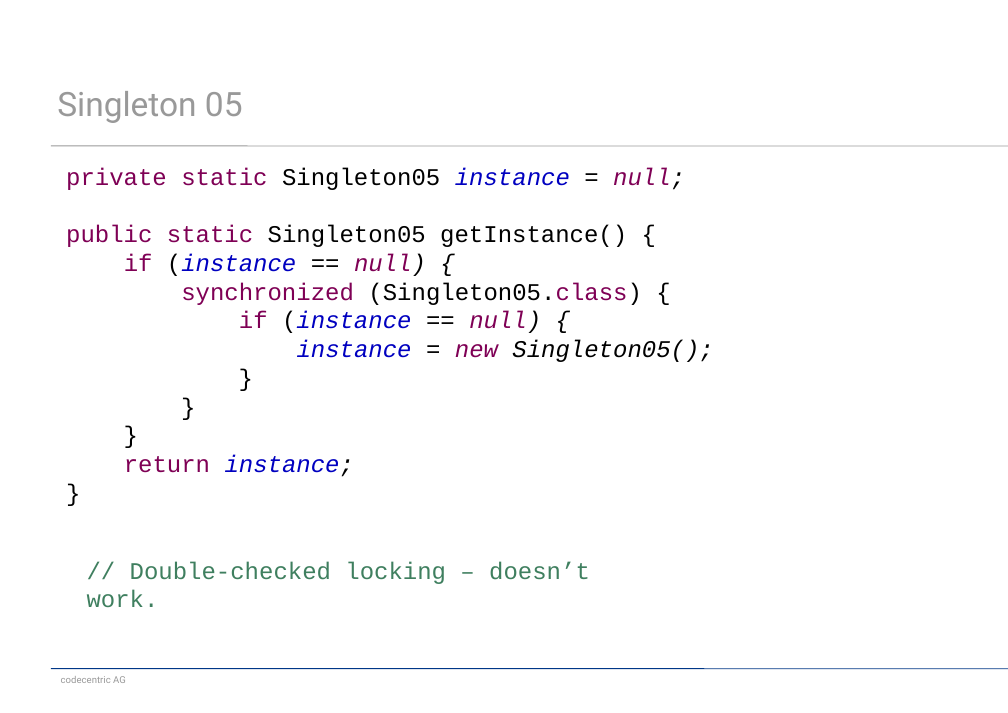
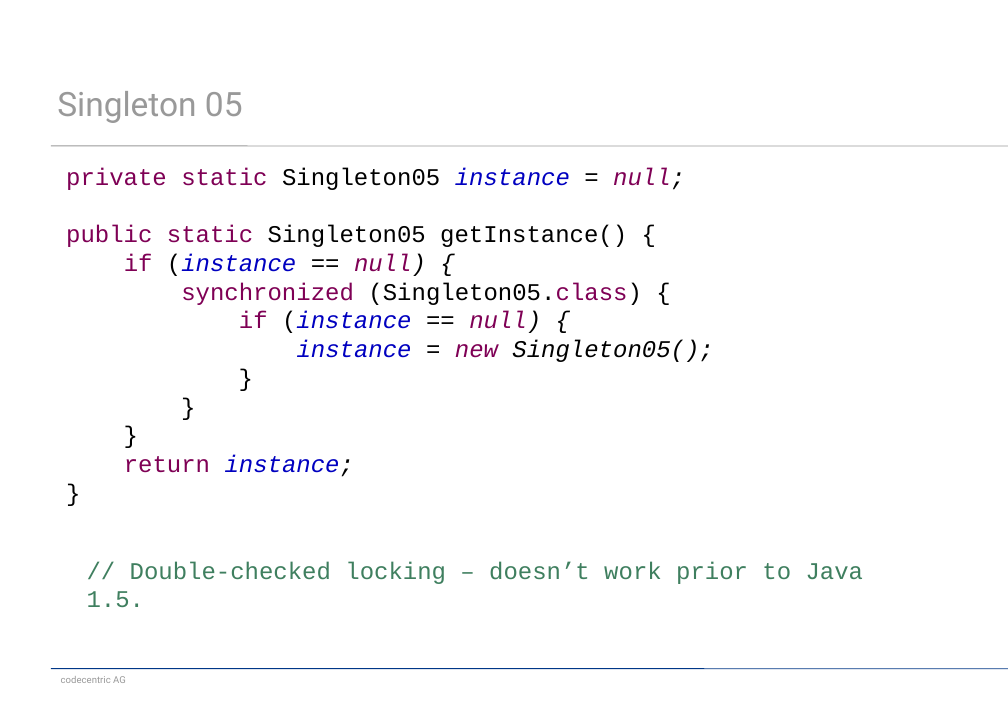
Before and after one commit to dzamurovic/meetup_singleton, a slide deck: slide 8 of meetup.pptx. Drawn at 1008x713 pixels with LibreOffice and Linux fonts; fonts in the diff are those of the drawing. Boxes give left, top, right and bottom in pixels: in the first picture for what was removed or moved away, otherwise in the second. Text is boxed around its words. In the diff, an @@ line names an element or a change of style, - is before the commit and + after.

Commit message:
Updating slides.

```diff
--- a/meetup.pptx
+++ b/meetup.pptx
@@ text at (87, 561, 864, 607): text changed @@
-// Double-checked locking – doesn’t work.
+// Double-checked locking – doesn’t work prior to Java 1.5.
```
Also in this commit, not shown: 3 other slides changed, 2 slides added.
